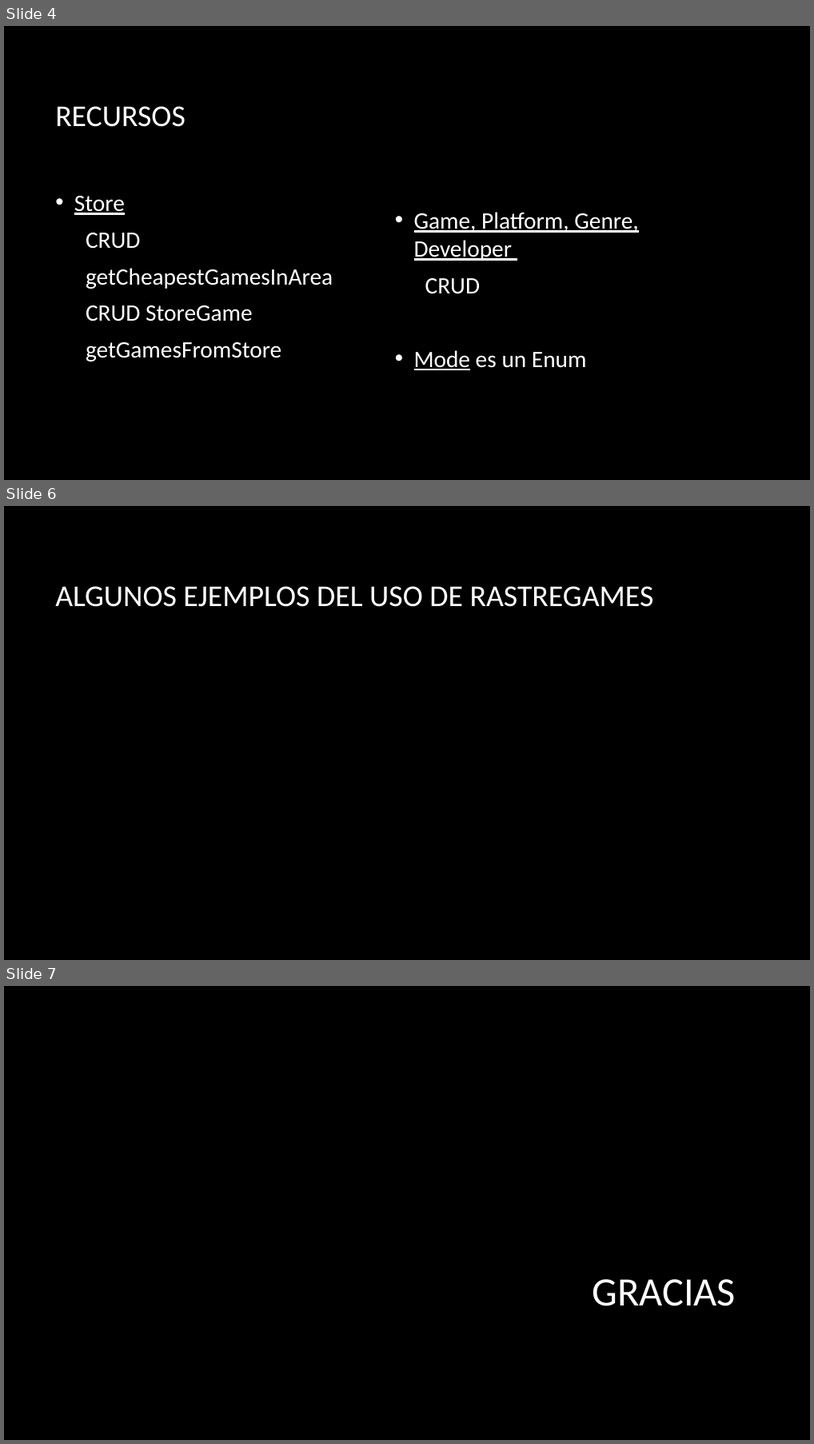
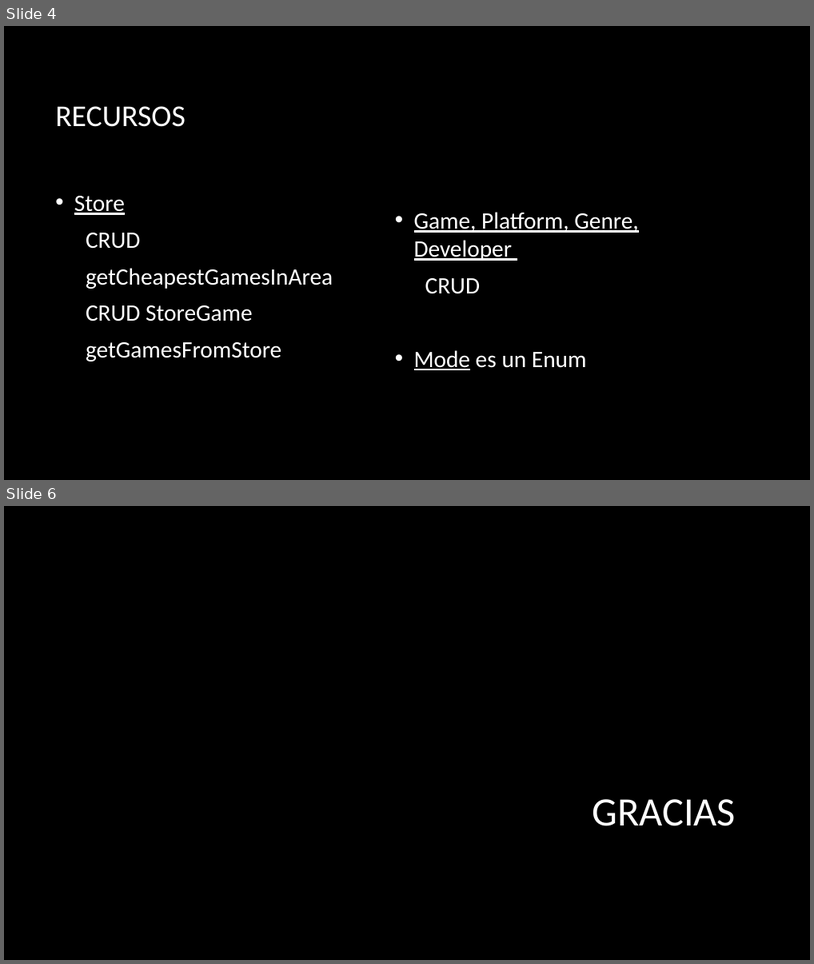
Before and after one commit to AISS-2021-L6-G02/AISS-2021-L6-G02, a slide deck: secondProject/DocsIntegracion/Rastregames.pptx. Shown one above the other, each under a label of ours: slides 4, 6 and 7 before the commit, slides 4 and 6 after it; the slides between them are not shown. The pictures are 814x1444 and 814x964 pixels, drawn with LibreOffice and Linux fonts; fonts in the diff are those of the drawing; background and template pictures are left out. Boxes give left, top, right and bottom in pixels: in the first picture for what was removed or moved away, otherwise in the second. Text is boxed around its words. In the diff, an @@ line names an element or a change of style, - is before the commit and + after.

```diff
--- a/secondProject/DocsIntegracion/Rastregames.pptx
+++ b/secondProject/DocsIntegracion/Rastregames.pptx
@@ slide 6 removed at <box>4,506,810,960</box>, background picture (left out) @@
@@ title removed at <box>55,586,654,607</box> @@
-ALGUNOS EJEMPLOS DEL USO DE RASTREGAMES
@@ what was slide 7 is now slide 6 @@
```
Also in this commit, not shown: 1 slide changed.
